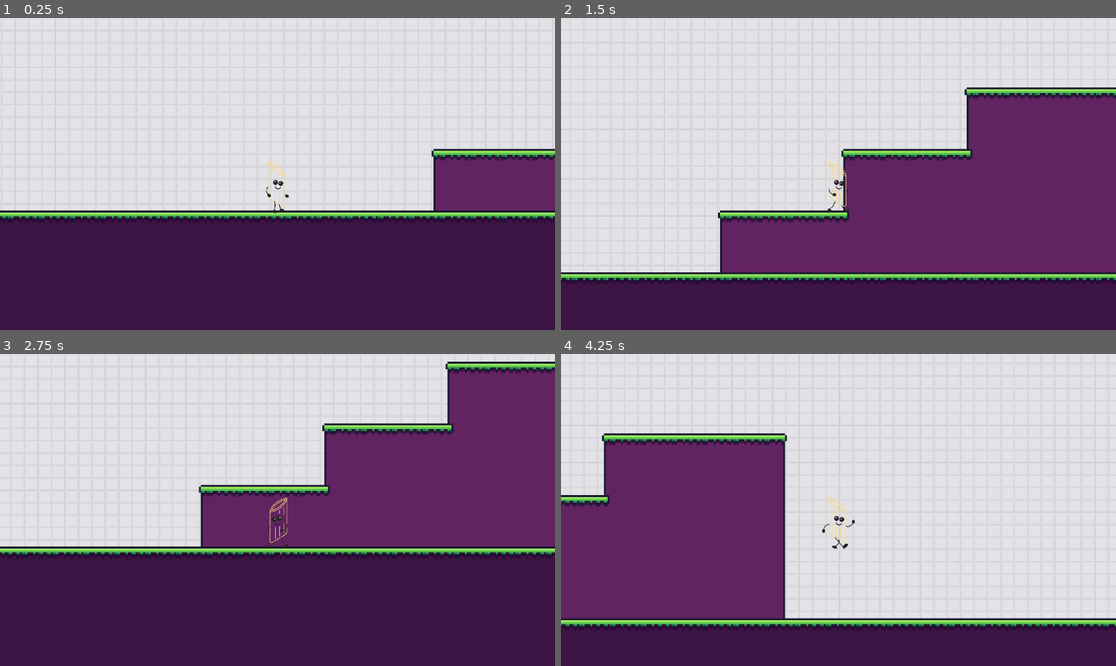
Above: before the commit, frames 1-4 (two rows, left to right).
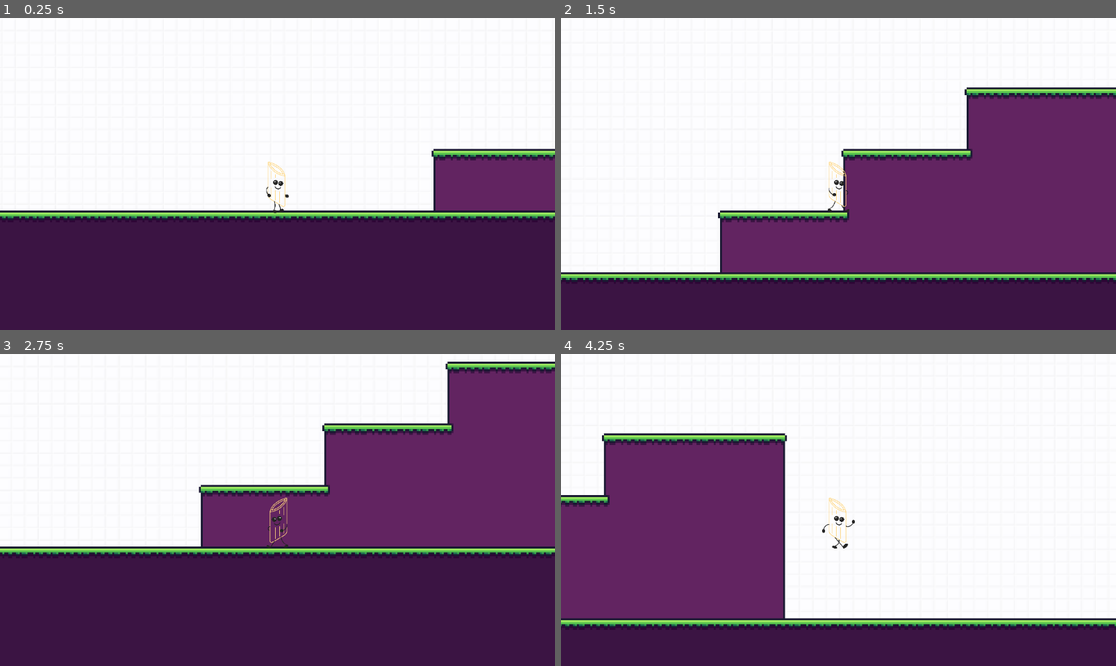
Above: after the commit, the same moments.

Repository: johannaeklundh/penneforyourlife
Game: Godot game, scene res://Assets/Scenes/Areas/area_1.tscn
The game is run twice, just before and just after one commit, with the same random seed, the same clock (stepped at 60 frames per second) and the same inputs.
Inputs:
- Up to frame 1 (0.25 s): no input
- Up to frame 2 (1.5 s): tap Enter at 0.5 s; hold Right (move_right) from 0.53 s (still down); tap Space (jump) at 0.77 s
- Up to frame 3 (2.75 s): tap Space (jump) at 1.52 s; release Right (move_right) at 2.03 s; hold Left (move_left) from 2.03 s (still down)
- Up to frame 4 (4.25 s): release Left (move_left) at 2.78 s; hold Right (move_right) from 2.78 s (still down); tap Space (jump) at 3.02, 3.77 s

The runs differ from the first frame. In frame 1, 57% of the frame differs, in the area x 0-100%, y 0-62%; in frame 2, 52%; in frame 3, 37%; in frame 4, 62%, in the area x 0-100%, y 0-85%.

Commit message:
added some alternative opacity backgrounds

Diff:
--- a/background.tscn
+++ b/background.tscn
@@ -1,6 +1,6 @@
 [gd_scene load_steps=2 format=3 uid="uid://cit4kytxcbs6u"]
 
-[ext_resource type="Texture2D" uid="uid://b638mvov7w1ba" path="res://Assets/Sprites/background.png" id="1_oabld"]
+[ext_resource type="Texture2D" uid="uid://ddvkwdue3tehv" path="res://Assets/Sprites/background2.png" id="1_oabld"]
 
 [node name="background" type="Sprite2D"]
 texture = ExtResource("1_oabld")
--- a/project.godot
+++ b/project.godot
@@ -52,4 +52,4 @@
 
 textures/canvas_textures/default_texture_filter=0
 rendering_device/driver="OpenGL"
-environment/defaults/default_clear_color=Color(0.873298, 0.873298, 0.873298, 1)
+environment/defaults/default_clear_color=Color(1, 1, 1, 1)
Binary file changed: Assets/Sprites/background.png
Binary file added: Assets/Sprites/background2.png
Not shown, added: Assets/Sprites/background2.png.import
Binary file added: Assets/Sprites/background3.png
Not shown, added: Assets/Sprites/background3.png.import
